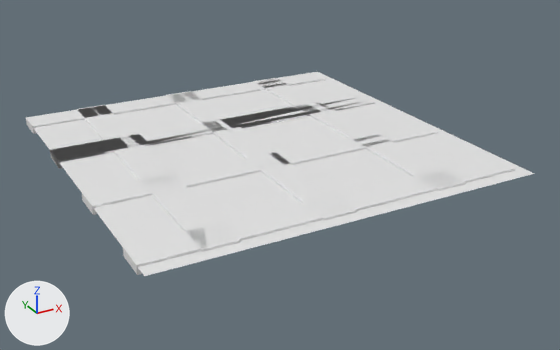
A saved change to the FBX model No Holds Bar/Assets/Models/roof.fbx.
The view is the same before and after, from a 50 mm lens placed at (-257.0, -488.0, 387.0), pointed at (4.0, -13.0, 149.0). The axes (+X, +Y, +Z) are drawn at lower left. The lights are the same throughout. Where no turn or scale is listed for an object, it has been applied to the vertices.

The scene before the commit, as lines of its bpy script (objects in view):
```python
me_cube_049 = bpy.data.meshes.new('Cube.049')
me_cube_049.from_pydata(...)  # 352 vertices, 329 faces; spans x -137.0..144.0, y -23.0..263.0, z -31.0..3.0
# before: 4 (-137.0, -12.0, -3.0) at pixel (137, 275), 5 (137.0, -12.0, -3.0), 6 (-137.0, 12.0, -3.0) at pixel (123, 256), 7 (137.0, 12.0, -3.0), 348 (-137.0, 71.0, -3.0) at pixel (93, 214)
# before: 349 (137.0, 71.0, -3.0), 350 (-137.0, 94.0, -3.0) at pixel (82, 200), 351 (137.0, 94.0, -3.0)
# before: 296 (-137.0, 155.0, -3.0) at pixel (58, 168), 297 (137.0, 155.0, -3.0), 298 (-137.0, 178.0, -3.0) at pixel (50, 157), 299 (137.0, 178.0, -3.0)
ob_cube_021 = bpy.data.objects.new('Cube.021', me_cube_049)
ob_cube_021.location = (-12.9, -121.4, 171.9)
```
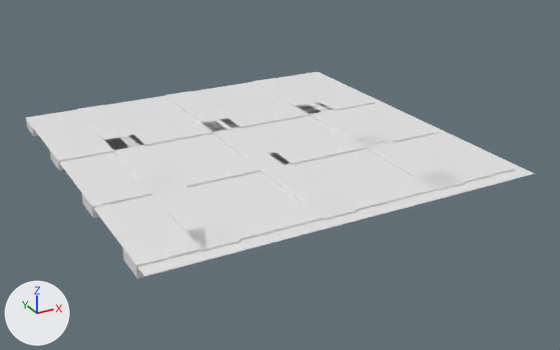
Pixel boxes [x1, y1, x2, y2] of what changed, in the pictures (560 x 350 px; the box of a moved part takes in the faces that stretch with it):
'Cube.021', reshaped
    before: [26, 72, 534, 276]
    after: [26, 72, 534, 279]
part 1 of me_cube_049, moved or reshaped
    before: [26, 72, 326, 134]
    after: [26, 120, 39, 136]
part 2 of me_cube_049, deleted
    before: [50, 95, 376, 168]
part 3 of me_cube_049, moved or reshaped
    before: [82, 132, 515, 275]
    after: [82, 132, 515, 279]
part 4 of me_cube_049, moved or reshaped
    before: [50, 154, 58, 167]
    after: [50, 102, 376, 170]

What changed in the scene script:
```text
Change me_cube_049:
    where me_cube_049.from_pydata(...)  # 352 vertices, 329 faces; spans x -137.0..144.0, y -23.0..263.0, z -31.0..3.0
    used by ob_cube_021; location = (-12.9, -121.4, 171.9)
    verts and faces of me_cube_049; kept vertices keep their numbers, new ones are numbered from 352
    me_cube_049 part 1: the loose piece of 8 vertices spanning x -137.0..137.0, y 235.0..259.0, z -3.0..3.0 is moved by (0.0, 0.0, -2.0)
    me_cube_049 part 2: the loose piece of 8 vertices spanning x -137.0..137.0, y 155.0..178.0, z -3.0..3.0 is deleted
    me_cube_049 part 3
    add for i in [*range(4, 8), *range(348, 352)]: verts[i] += (0.0, 0.0, -2.0)
    me_cube_049 part 4
    add for i in [*range(296, 300)]: verts[i] += (0.0, 0.0, -2.0)
```
